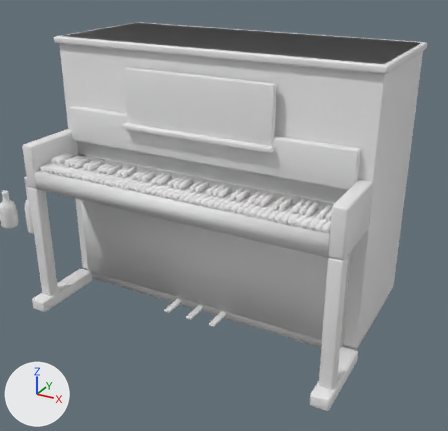
The glTF model assets/models/club.glb, before and after one commit.
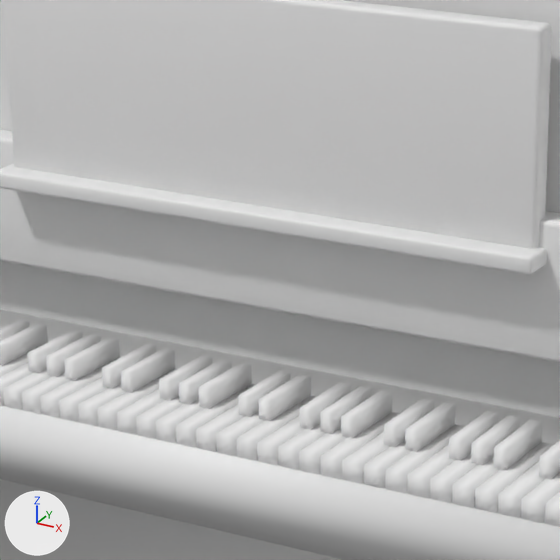
Each version is shown from a 50 mm camera at (8.311, -2.486, 1.637) aimed at (7.211, -0.485, 0.637), then close up on the part from 28% to 62% of the width and 18% to 54% of the height. The lights are fixed; the arrows at lower left show +X, +Y and +Z. The first two pictures are the older version. Vertices at exactly the same position are counted once.

In view in the first close-up: 'Piano'.
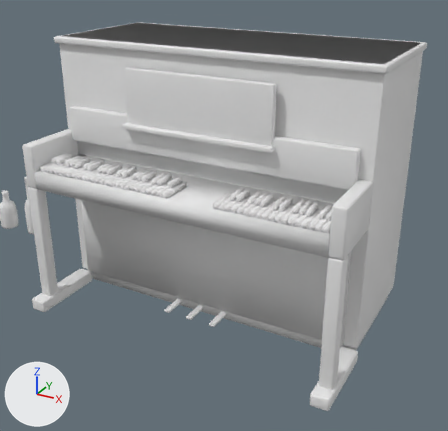
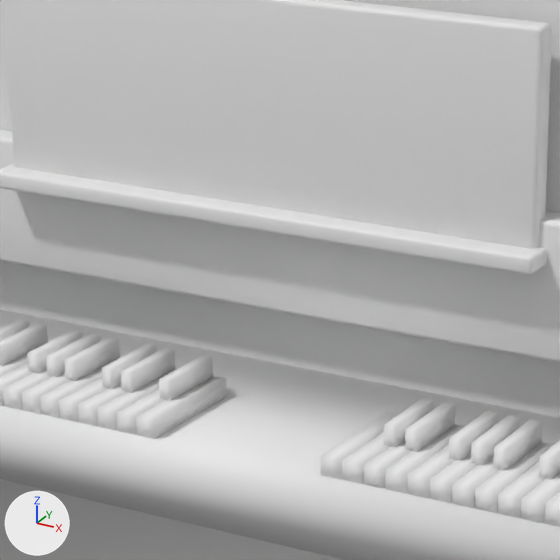
What differs and where, as boxes [x1, y1, x2, y2] in the close-ups (560 x 560 px):
part 1 of me_piano, deleted
    before: [156, 359, 392, 470]
part 2 of me_piano, cut back
    before: [299, 412, 401, 479]
    after: [320, 411, 401, 479]

The change in detail:
me_piano is used by ob_piano; location (7.0, 0.0, 0.0).
me_piano had 2080 vertices, 3736 faces and spanned x -0.76..0.76, y -0.66..0.32, z 0.0..1.25.
me_piano now has 1960 vertices, 3556 faces and spans x -0.76..0.76, y -0.66..0.32, z 0.0..1.25.
me_piano part 1: 14 loose pieces with 112 vertices, spanning x -0.01..0.22, y -0.57..-0.43, z 0.7..0.75, are deleted.
Part 2, on me_piano:
8 vertices are removed from x 0.18..0.21, y -0.57..-0.43, z 0.7..0.72.
22 faces are deleted.
10 new faces join them, mat_ivory (white #e7e7e7).
